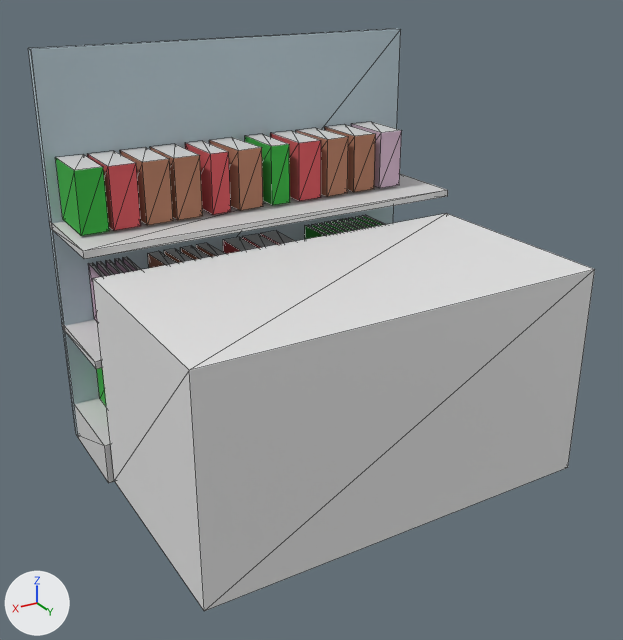
Two versions of the glTF model theroom/excersizes/souvenirbutik/reol7.gltf, one commit apart.
One viewpoint serves both versions: a camera (50 mm lens) standing at (3.82, 7.31, 4.57) and looking at (0.12, 1.15, 1.49). The lights are fixed; the arrows at lower left show +X, +Y and +Z. Mesh edges are drawn as thin lines. Where no turn or scale is listed for an object, it has been applied to the vertices.
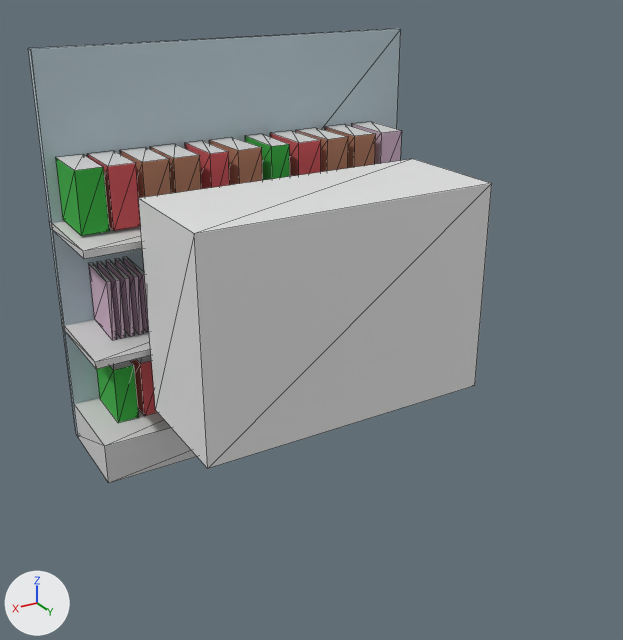
Boxes (x1, y1, x2, y2) around the edits, measured in the pictures (623 x 640 px):
```json
{"object": "front.zone", "change": "moved, rescaled", "before": [93, 213, 595, 611], "after": [138, 159, 492, 469], "on screen": "29% narrower, 22% shorter"}
{"object": "Cube.002", "change": "unchanged, covered by the edit", "before": [49, 174, 448, 259], "after": [49, 221, 142, 259]}
{"object": "Cube.004", "change": "unchanged, uncovered by the edit", "before": [75, 398, 114, 483], "after": [75, 398, 197, 483]}
{"object": "Cube.027", "change": "unchanged, uncovered by the edit", "before": [97, 368, 106, 406], "after": [97, 361, 138, 423]}
```

Scene script edits in JSON lines:
```json
{"op": "set", "path": "ob_front_zone.location", "old": "(0.01, 1.55, 1.04)", "new": "(0.03, 1.15, 1.68)"}
{"op": "set", "path": "ob_front_zone.scale", "old": "(1.89, 1.0, 1.0)", "new": "(1.42, 0.57, 1.0)"}
```
